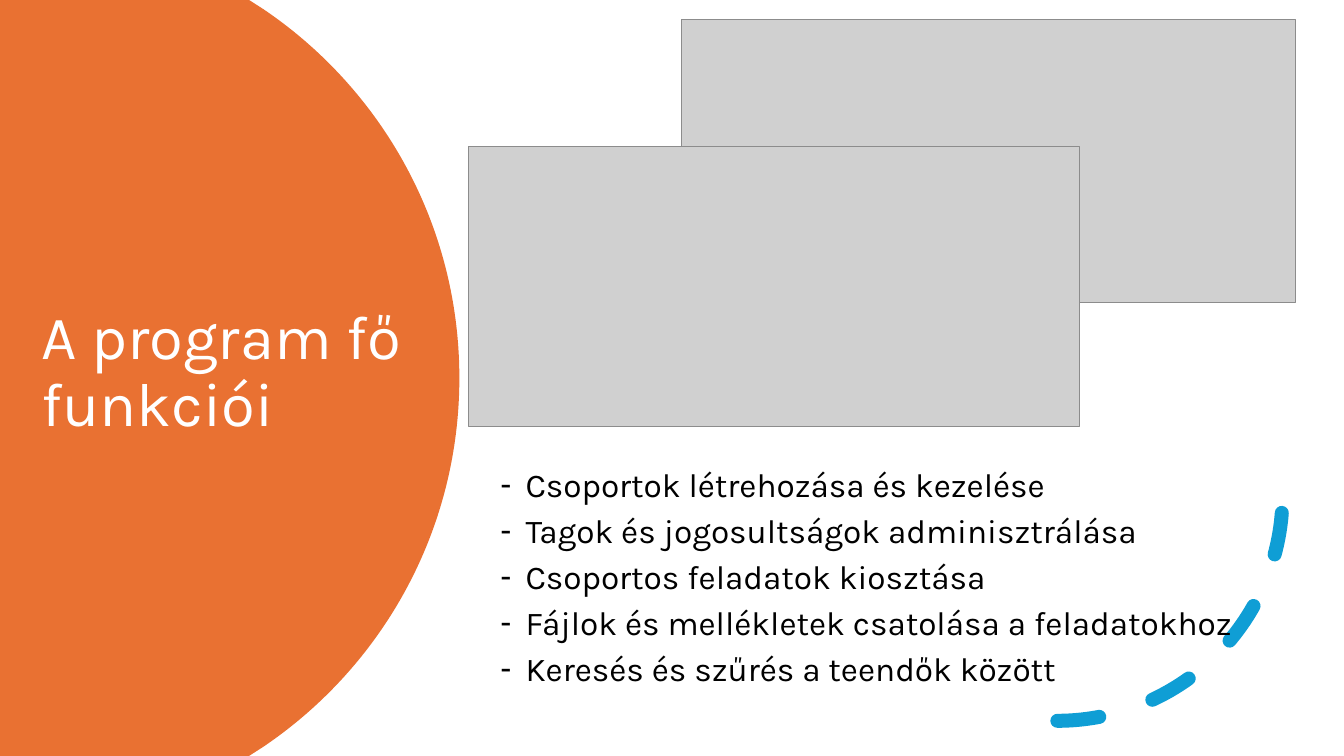
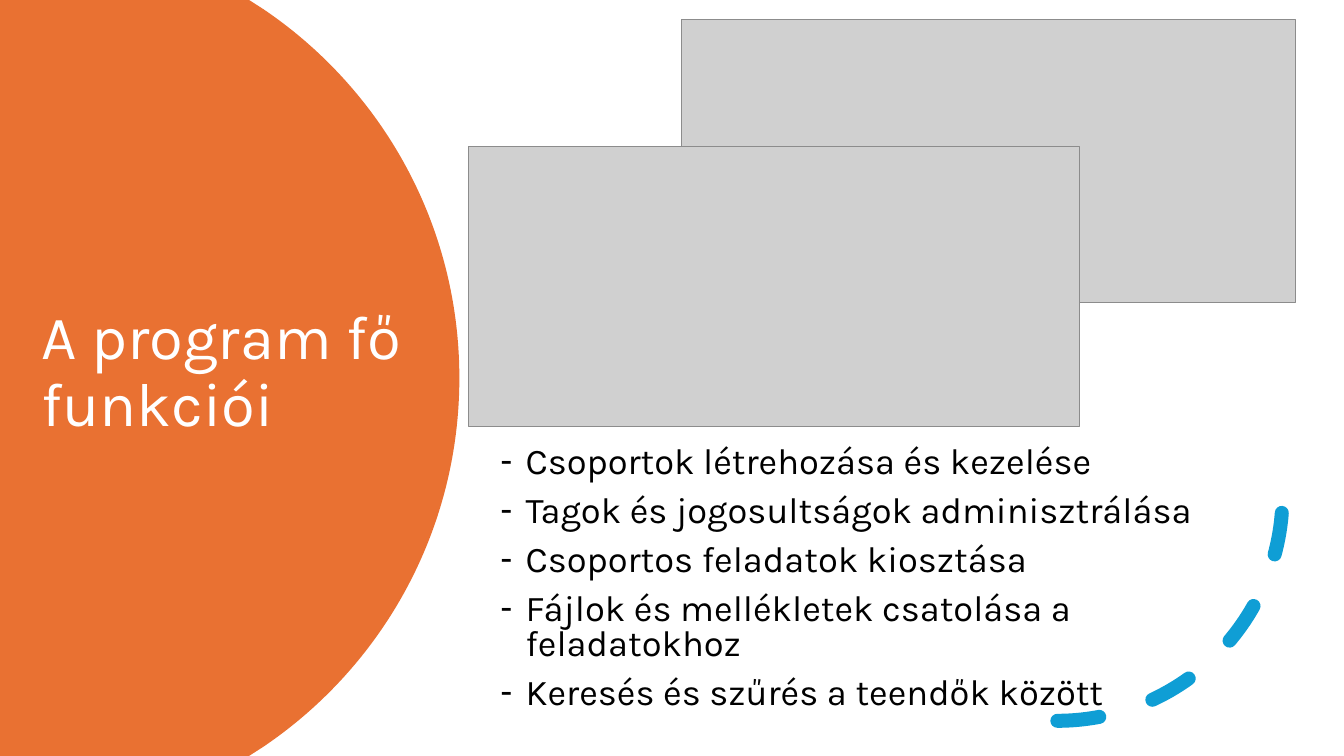
Before and after one commit to FesetoImre5/13_S1_8_vizsgaremek, a slide deck: slide 6 of Dokumentacio/Calentasker_bemutató.pptx. Drawn at 1344x756 pixels with LibreOffice and Linux fonts; fonts in the diff are those of the drawing; grey boxes stand for pictures. Boxes give left, top, right and bottom in pixels: in the first picture for what was removed or moved away, otherwise in the second. Text is boxed around its words. In the diff, an @@ line names an element or a change of style, - is before the commit and + after.

```diff
--- a/Dokumentacio/Calentasker_bemutató.pptx
+++ b/Dokumentacio/Calentasker_bemutató.pptx
@@ text "Csoportok létrehozása és kezelése" at [526, 446, 1192, 714]: size 23.8 to 25.9 pt @@
```
Also in this commit, not shown: 6 other slides changed.
